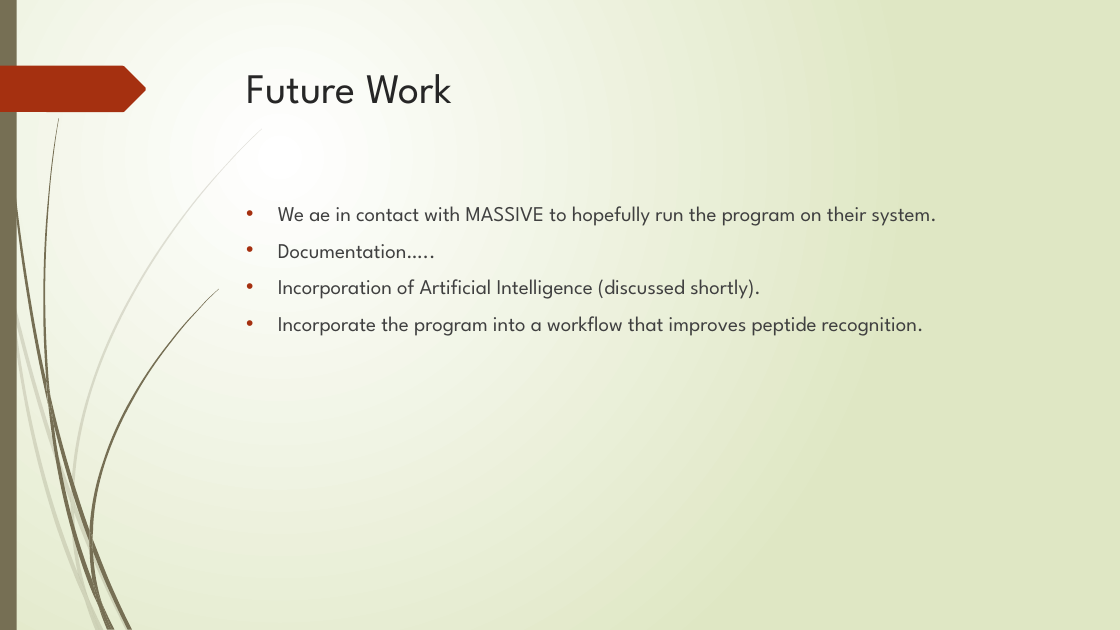
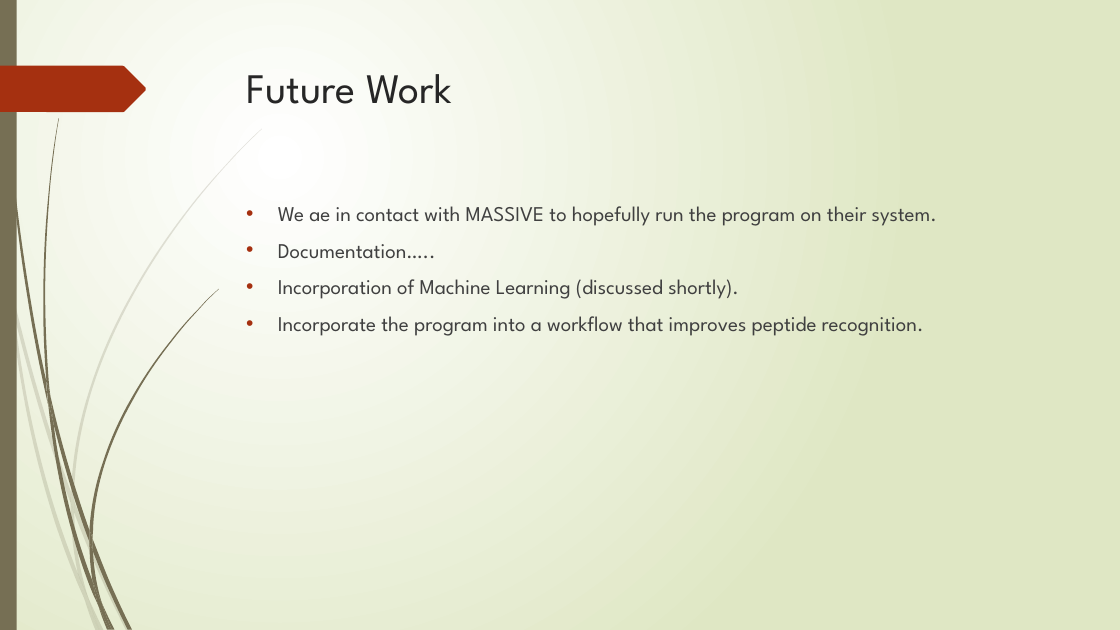
Before and after one commit to nhcha6/MersProject, a slide deck: slide 15 of SecondLabPresentation.pptx. Drawn at 1120x630 pixels with LibreOffice and Linux fonts; fonts in the diff are those of the drawing. Boxes give left, top, right and bottom in pixels: in the first picture for what was removed or moved away, otherwise in the second. Text is boxed around its words. In the diff, an @@ line names an element or a change of style, - is before the commit and + after.

```diff
--- a/SecondLabPresentation.pptx
+++ b/SecondLabPresentation.pptx
@@ text at [278, 279, 739, 299]: text changed @@
-• Incorporation of Artificial Intelligence (discussed shortly).
+• Incorporation of Machine Learning (discussed shortly).
```
Also in this commit, not shown: 3 other slides changed, 2 slides removed.
